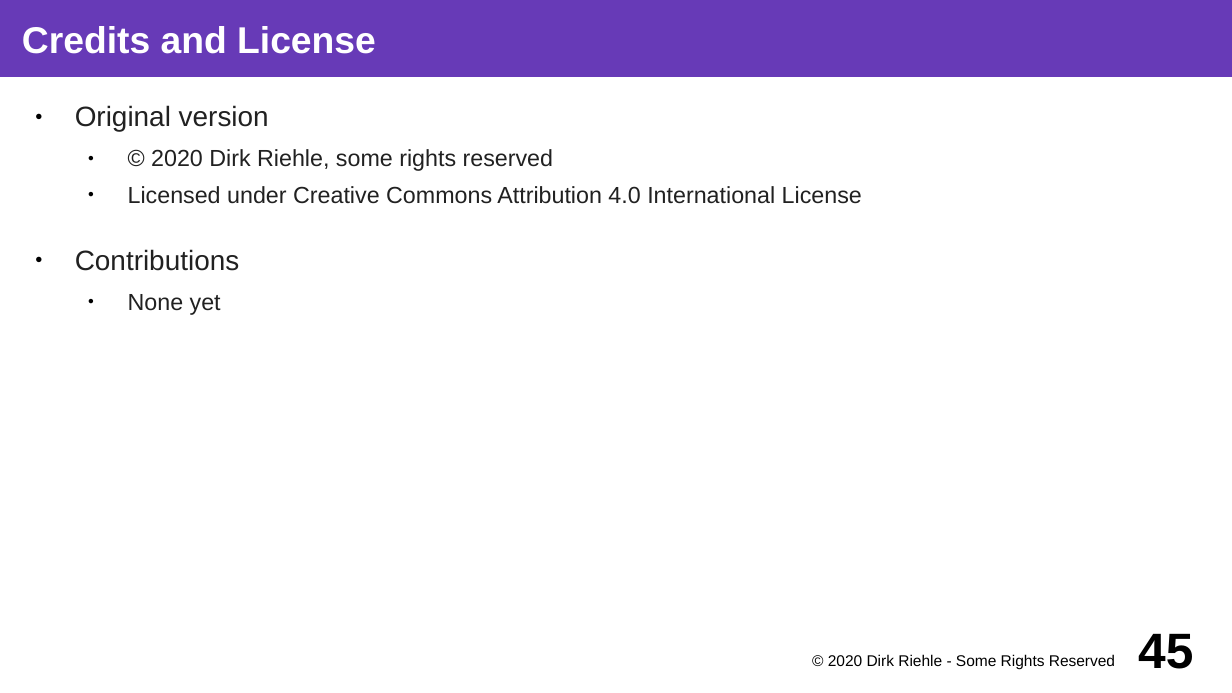
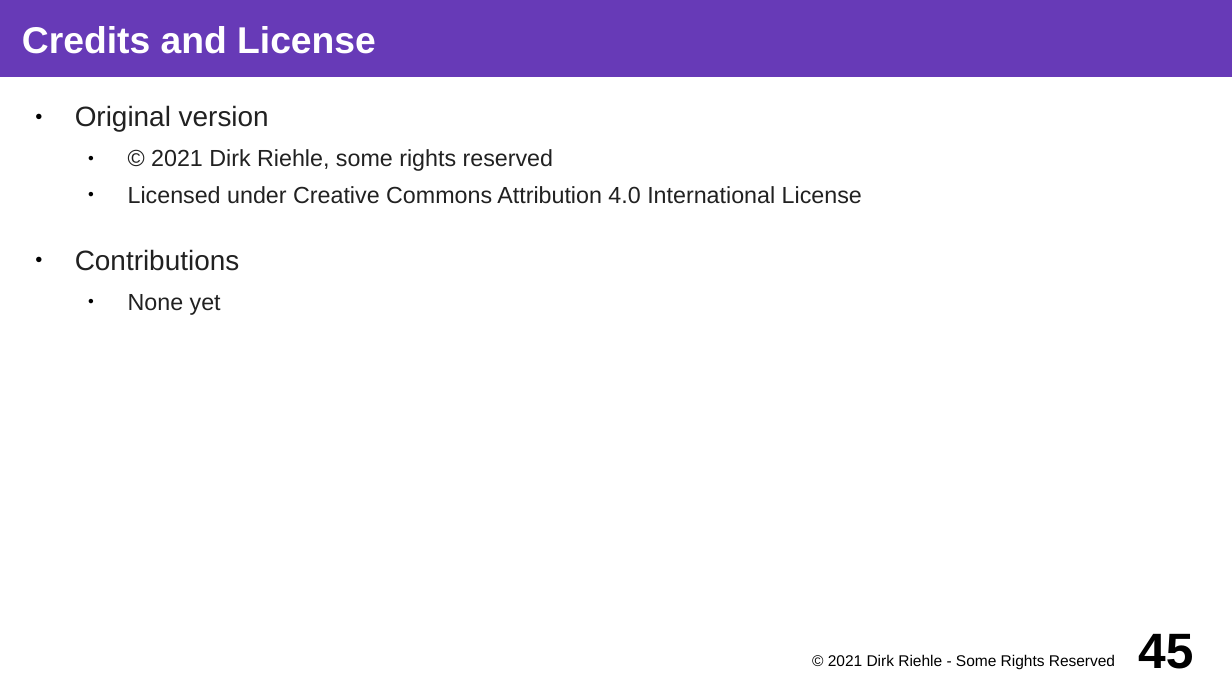
Before and after one commit to dirkriehle/coss-course, a slide deck: slide 45 of Lecture slides/COSS C03 - Commercial Open Source.odp. Drawn at 1232x693 pixels with LibreOffice and Linux fonts; fonts in the diff are those of the drawing. Boxes give left, top, right and bottom in pixels: in the first picture for what was removed or moved away, otherwise in the second. Text is boxed around its words. In the diff, an @@ line names an element or a change of style, - is before the commit and + after.

```diff
--- a/Lecture slides/COSS C03 - Commercial Open Source.odp
+++ b/Lecture slides/COSS C03 - Commercial Open Source.odp
@@ text at <box>151,149,554,171</box>: text changed @@
-  ● © 2020 Dirk Riehle, some rights reserved
+  ● © 2021 Dirk Riehle, some rights reserved
@@ text at <box>828,654,1115,670</box>: text changed @@
-© 2020 Dirk Riehle - Some Rights Reserved
+© 2021 Dirk Riehle - Some Rights Reserved
```
Also in this commit, not shown: 36 other slides changed, 3 other files.
